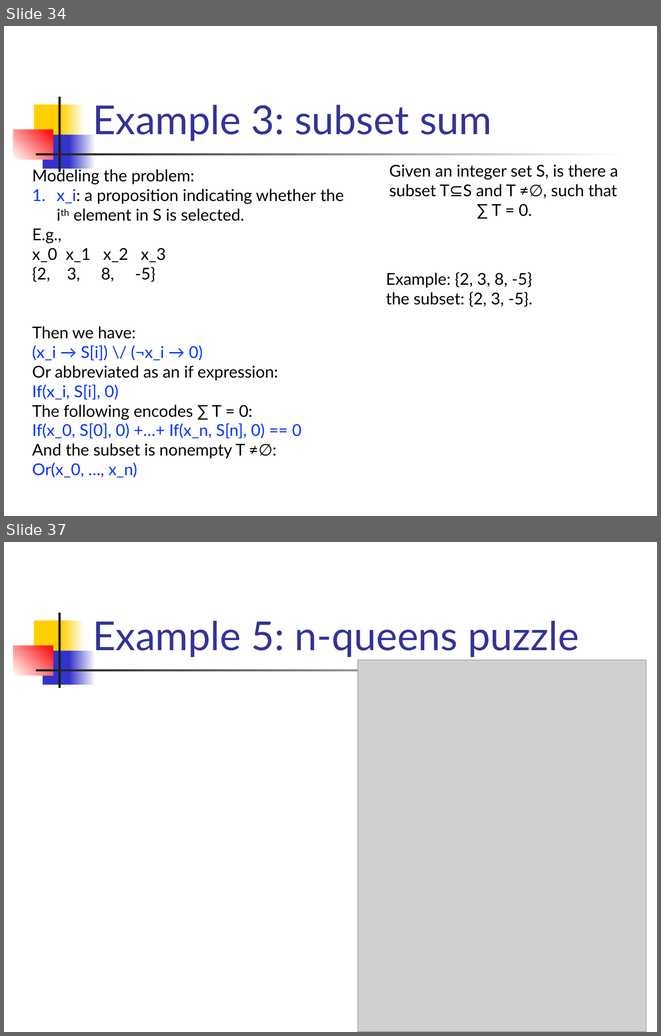
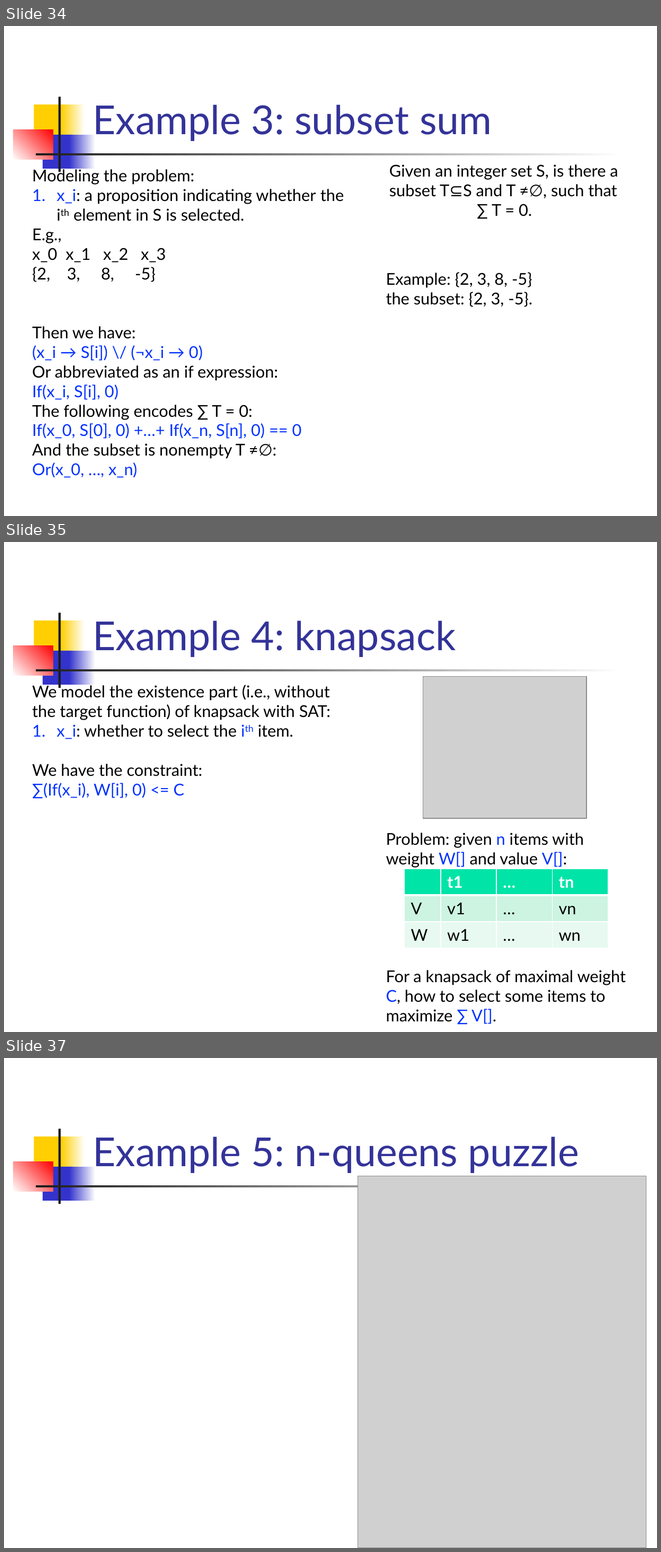
Before and after one commit to csslab-ustc/csslab-ustc.github.io, a slide deck: courses/theory/slides/lec07-sat.pptx. Shown one above the other, each under a label of ours: slides 34 and 37 before the commit, slides 34, 35 and 37 after it; the slides between them are not shown. The pictures are 661x1036 and 661x1552 pixels, drawn with LibreOffice and Linux fonts; fonts in the diff are those of the drawing; grey boxes stand for pictures. Boxes give left, top, right and bottom in pixels: in the first picture for what was removed or moved away, otherwise in the second. Text is boxed around its words. In the diff, an @@ line names an element or a change of style, - is before the commit and + after.

```diff
--- a/courses/theory/slides/lec07-sat.pptx
+++ b/courses/theory/slides/lec07-sat.pptx
@@ slide 35 added at (4,542,657,1032), background #FFFFFF; not listed: 7 template elements that a slide beside it also shows @@
@@ title added at (93,620,456,657), 44 pt, text #333399 @@
+Example 4: knapsack
@@ text added at (32,683,330,799), 18 pt, text #000000 @@
+We model the existence part (i.e., without the target function) of knapsack with SAT:
+1. x_i: whether to select the ith item.
+We have the constraint:
+∑(If(x_i), W[i], 0) <= C
@@ picture added at (423,676,586,818) @@
@@ text added at (386,832,626,1024), 18 pt, text #000000 @@
+Problem: given n items with weight W[] and value V[]:
+For a knapsack of maximal weight C, how to select some items to maximize ∑ V[].
@@ table added at (404,868,607,948), 3 rows, 4 columns @@
+ | t1 | … | tn
+V | v1 | … | vn
+W | w1 | … | wn
```
Also in this commit, not shown: 1 slide changed, 1 slide removed, 3 other files.
